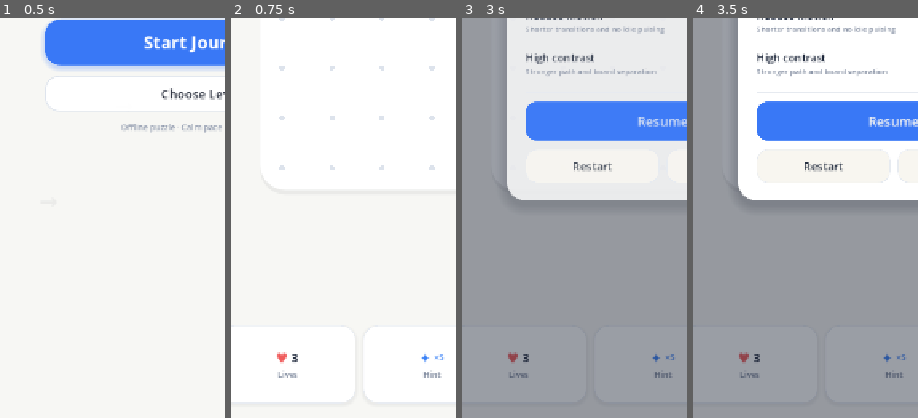
Above: before the commit, frames 1-4 (left to right).
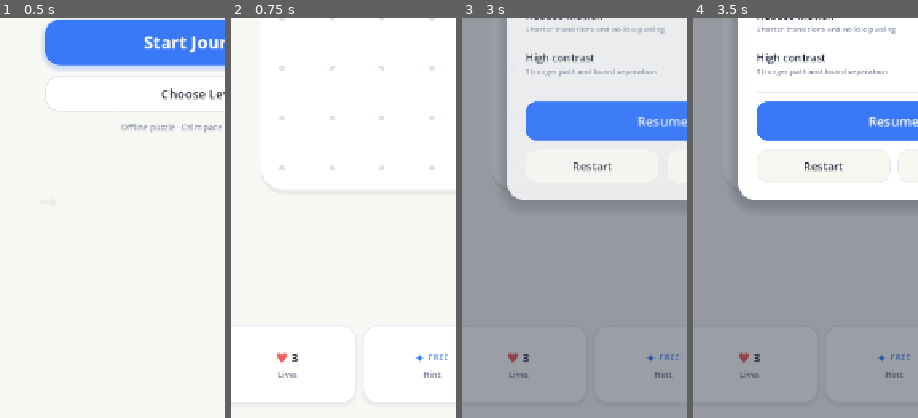
Above: after the commit, the same moments.

Repository: arvindgaikwad/Pathbreak
Game: Godot game, scene res://scenes/MainMenu.tscn
The game is run twice, just before and just after one commit, with the same random seed, the same clock (stepped at 60 frames per second) and the same inputs.
Inputs:
- Up to frame 1 (0.5 s): no input
- Up to frame 2 (0.75 s): click "Start Journey" at 0.5 s
- Up to frame 3 (3 s): click "←" at 1.25 s; click "Start Journey" at 2 s; click "⚙" at 2.75 s
- Up to frame 4 (3.5 s): no input
The pictures show only the part of the screen within x 5-55%, y 50-100%; the shares and areas given below are measured in that part.

Frame 1 is identical in both runs. In frame 2, 0.1% of the frame differs, in the area x 82-97%, y 84-86%; in frame 3, 0.1%; in frame 4, 0.1%.

Commit message:
Make hint and restart cards receive taps across their full area

Diff:
--- a/scripts/ui/hud.gd
+++ b/scripts/ui/hud.gd
@@ -29,6 +29,8 @@
 func _ready() -> void:
 	_apply_styles()
 	lives_card.mouse_filter = Control.MOUSE_FILTER_IGNORE
+	_prepare_clickable_card(hint_card)
+	_prepare_clickable_card(restart_card)
 	hint_card.gui_input.connect(_on_card_input.bind(hint_card, func() -> void: hint_pressed.emit()))
 	restart_card.gui_input.connect(_on_card_input.bind(restart_card, func() -> void: restart_pressed.emit()))
 	back_button.pressed.connect(func() -> void:
@@ -43,6 +45,16 @@
 		AudioManager.play_button_sound()
 		settings_pressed.emit()
 	)
+
+func _prepare_clickable_card(card: Control) -> void:
+	card.mouse_filter = Control.MOUSE_FILTER_STOP
+	_set_descendant_mouse_filter(card, Control.MOUSE_FILTER_IGNORE)
+
+func _set_descendant_mouse_filter(root: Node, filter: Control.MouseFilter) -> void:
+	for child in root.get_children():
+		if child is Control:
+			(child as Control).mouse_filter = filter
+		_set_descendant_mouse_filter(child, filter)
 
 func _apply_styles() -> void:
 	var card_style := StyleBoxFlat.new()
@@ -99,6 +111,7 @@
 		return
 
 	interaction_locked = true
+	get_viewport().set_input_as_handled()
 	AudioManager.play_button_sound()
 	var tween := create_tween()
 	tween.tween_property(card, "scale", Vector2(0.96, 0.96), 0.07).set_trans(Tween.TRANS_SINE)
@@ -111,11 +124,11 @@
 	difficulty_label.text = difficulty
 	lives_count_label.text = str(maxi(lives, 0))
 
-	var tutorial_hint_available := level_num == 1
-	if hints > 0:
+	var tutorial_hint_available := level_num == 1 and not SaveManager.tutorial_completed
+	if tutorial_hint_available:
+		hint_count_badge.text = "FREE"
+	elif hints > 0:
 		hint_count_badge.text = "×%d" % hints
-	elif tutorial_hint_available:
-		hint_count_badge.text = "FREE"
 	else:
 		hint_count_badge.text = "0"
 
